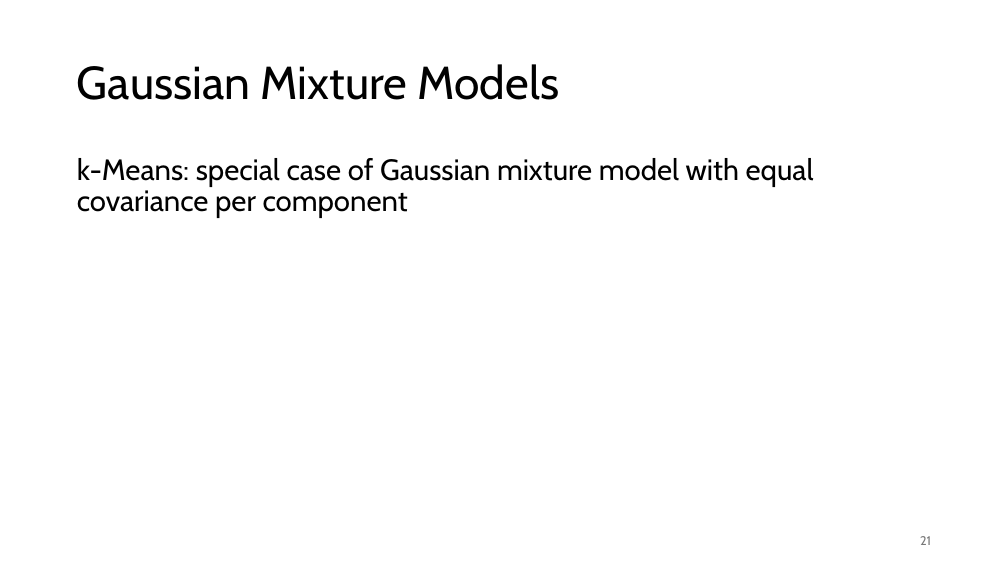
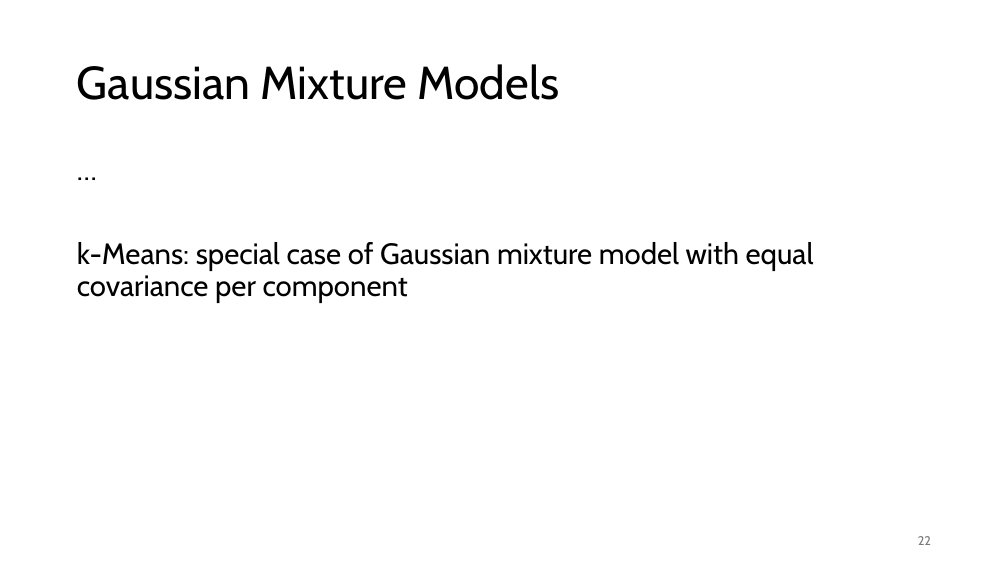
Before and after one commit to FelixWick/data_science, a slide deck: slide 22 of slides/2_clustering.pptx (slide 21 before the commit). Drawn at 1008x567 pixels with LibreOffice and Linux fonts; fonts in the diff are those of the drawing. Boxes give left, top, right and bottom in pixels: in the first picture for what was removed or moved away, otherwise in the second. Text is boxed around its words. In the diff, an @@ line names an element or a change of style, - is before the commit and + after.

```diff
--- a/slides/2_clustering.pptx
+++ b/slides/2_clustering.pptx
@@ text at [77,242,814,303]: paragraph added @@
+…
@@ page number at [918,536,931,545]: text changed @@
-21
+22
```
Also in this commit, not shown: 5 other slides changed, 2 slides added, 1 slide removed, 1 other file.
